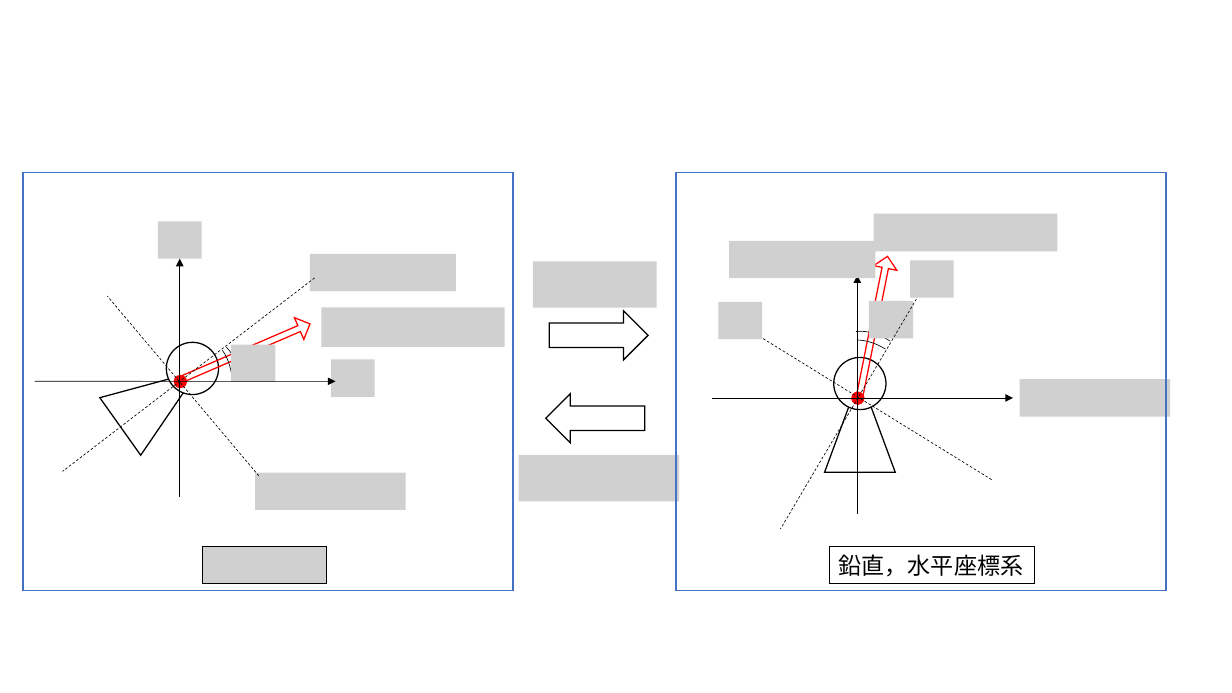
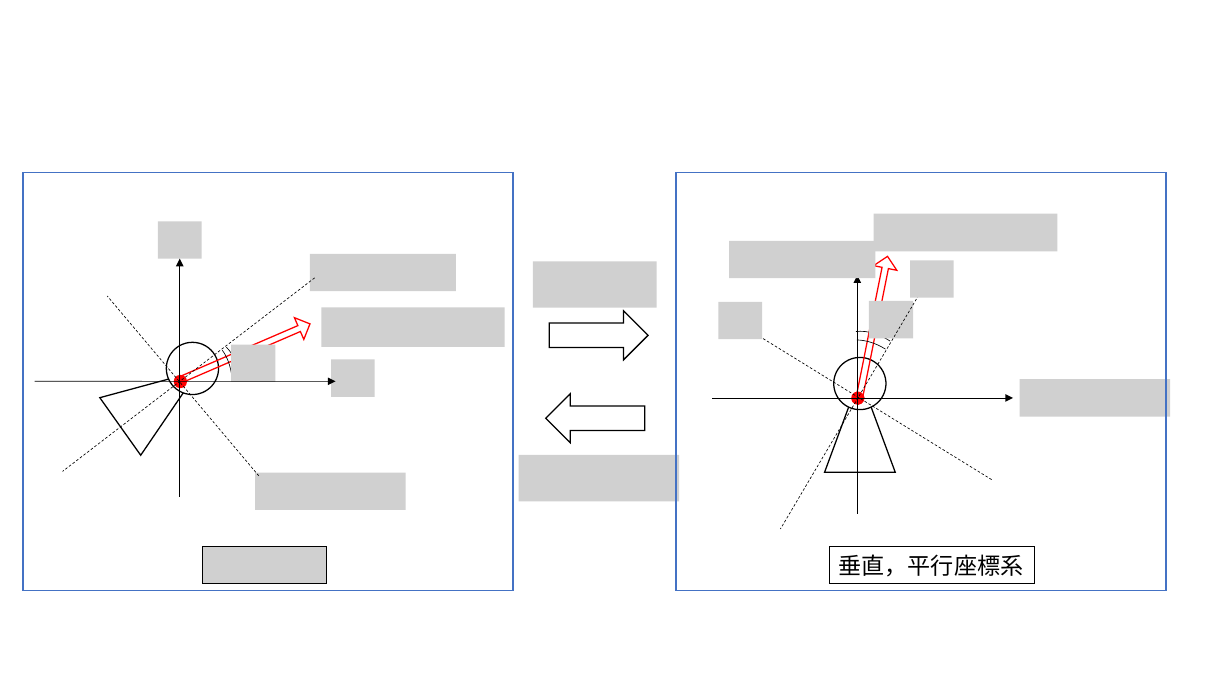
Before and after one commit to morishitamakoto0330/ShuttlecockSimulation, a slide deck: slide 2 of research/word/draft_image.pptx. Drawn at 1232x693 pixels with LibreOffice and Linux fonts; fonts in the diff are those of the drawing; grey boxes stand for pictures. Boxes give left, top, right and bottom in pixels: in the first picture for what was removed or moved away, otherwise in the second. Text is boxed around its words. In the diff, an @@ line names an element or a change of style, - is before the commit and + after.

```diff
--- a/research/word/draft_image.pptx
+++ b/research/word/draft_image.pptx
@@ text in rectangle at (839,554,1024,577): text changed @@
-鉛直，水平座標系
+垂直，平行座標系
```
Also in this commit, not shown: 2 other slides changed, 37 other files.
